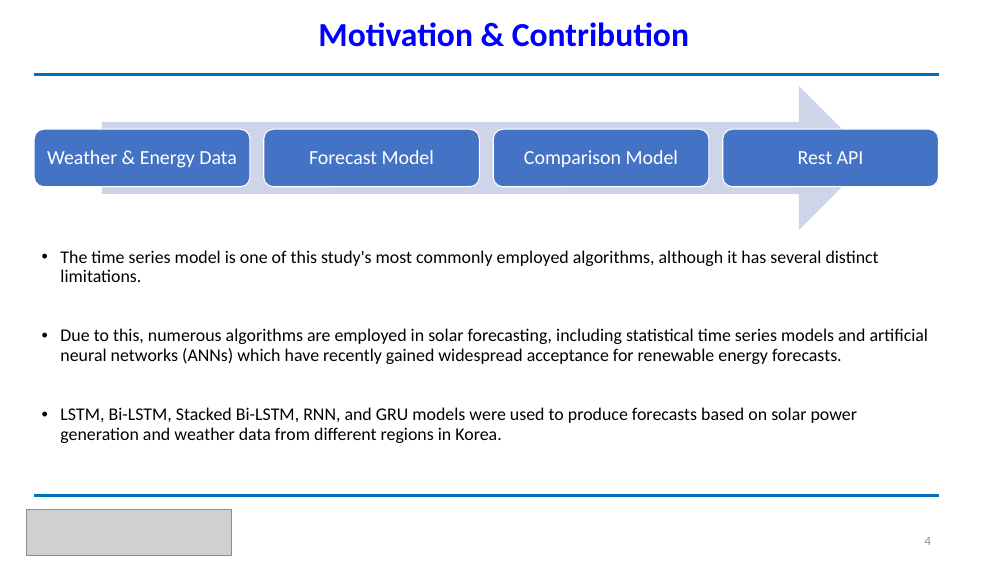
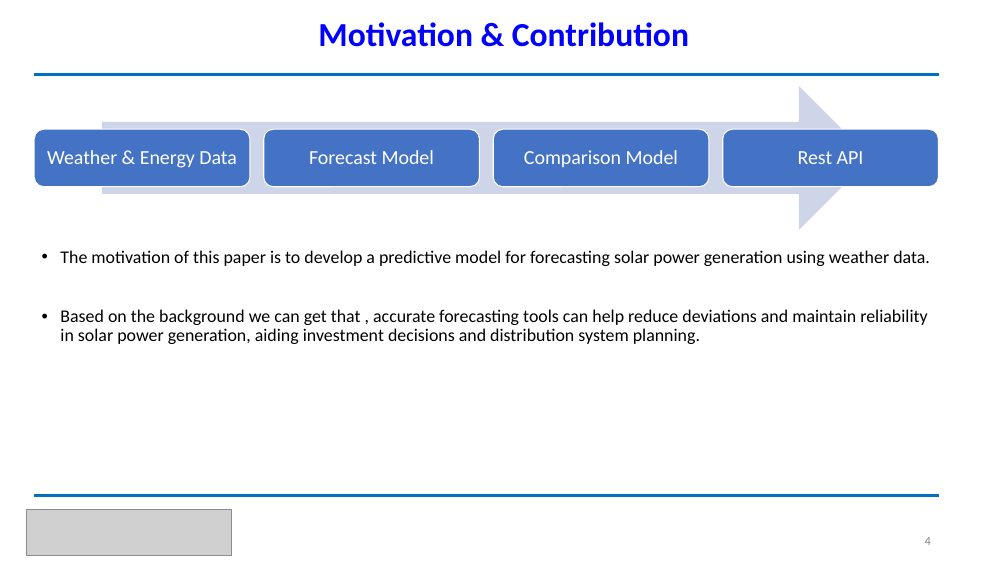
Before and after one commit to miftahfaridhh/pv-power-api, a slide deck: slide 4 of document/Muhammad Miftah Faridh==JCCI2023.pptx. Drawn at 1008x567 pixels with LibreOffice and Linux fonts; fonts in the diff are those of the drawing; grey boxes stand for pictures. Boxes give left, top, right and bottom in pixels: in the first picture for what was removed or moved away, otherwise in the second. Text is boxed around its words. In the diff, an @@ line names an element or a change of style, - is before the commit and + after.

```diff
--- a/document/Muhammad Miftah Faridh==JCCI2023.pptx
+++ b/document/Muhammad Miftah Faridh==JCCI2023.pptx
@@ text at box(60, 250, 930, 344): text changed @@
-• The time series model is one of this study's most commonly employed algorithms, although it has several distinct limitations.
-• Due to this, numerous algorithms are employed in solar forecasting, including statistical time series models and artificial neural networks (ANNs) which have recently gained widespread acceptance for renewable energy forecasts.
-• LSTM, Bi-LSTM, Stacked Bi-LSTM, RNN, and GRU models were used to produce forecasts based on solar power generation and weather data from different regions in Korea.
+• The motivation of this paper is to develop a predictive model for forecasting solar power generation using weather data.
+• Based on the background we can get that , accurate forecasting tools can help reduce deviations and maintain reliability in solar power generation, aiding investment decisions and distribution system planning.
```
Also in this commit, not shown: 2 other slides changed, 2 other files.
